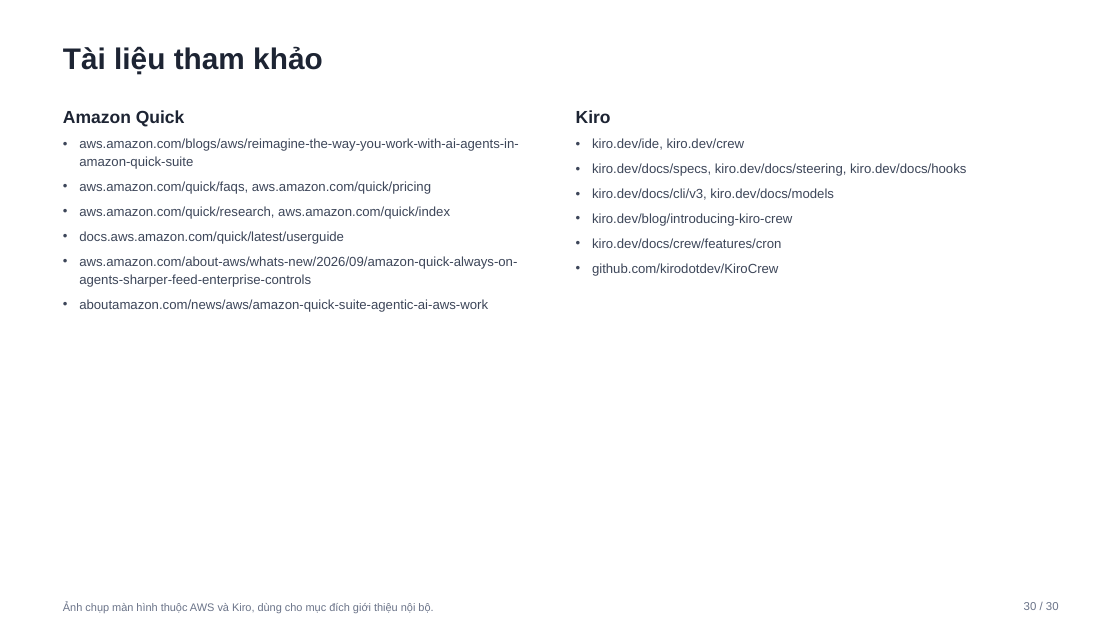
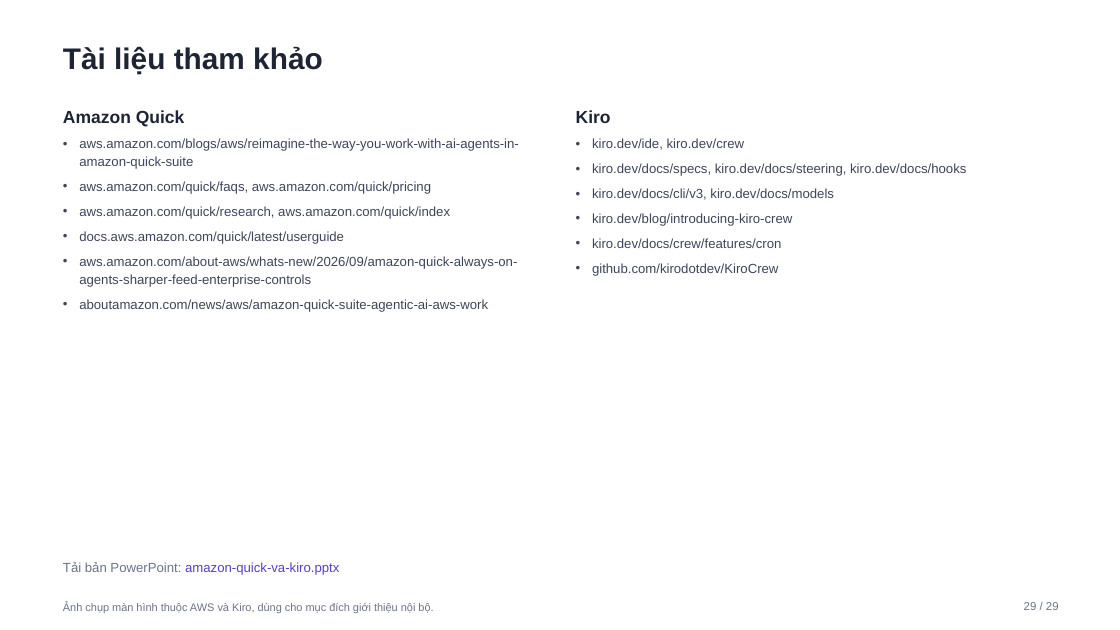
Before and after one commit to hiepnhoc/HiGa, a slide deck: slide 29 of public/slides/aws-kiro-quick/amazon-quick-va-kiro.pptx (slide 30 before the commit). Drawn at 1120x630 pixels with LibreOffice and Linux fonts; fonts in the diff are those of the drawing. Boxes give left, top, right and bottom in pixels: in the first picture for what was removed or moved away, otherwise in the second. Text is boxed around its words. In the diff, an @@ line names an element or a change of style, - is before the commit and + after.

```diff
--- a/public/slides/aws-kiro-quick/amazon-quick-va-kiro.pptx
+++ b/public/slides/aws-kiro-quick/amazon-quick-va-kiro.pptx
@@ text added at [63, 562, 339, 575], 11.3 pt, text #5A3EC8 @@
+Tải bản PowerPoint: amazon-quick-va-kiro.pptx
@@ text at [1024, 602, 1059, 610]: text changed @@
-30 / 30
+29 / 29
```
Also in this commit, not shown: 27 other slides changed, 1 slide removed, 3 other files.
